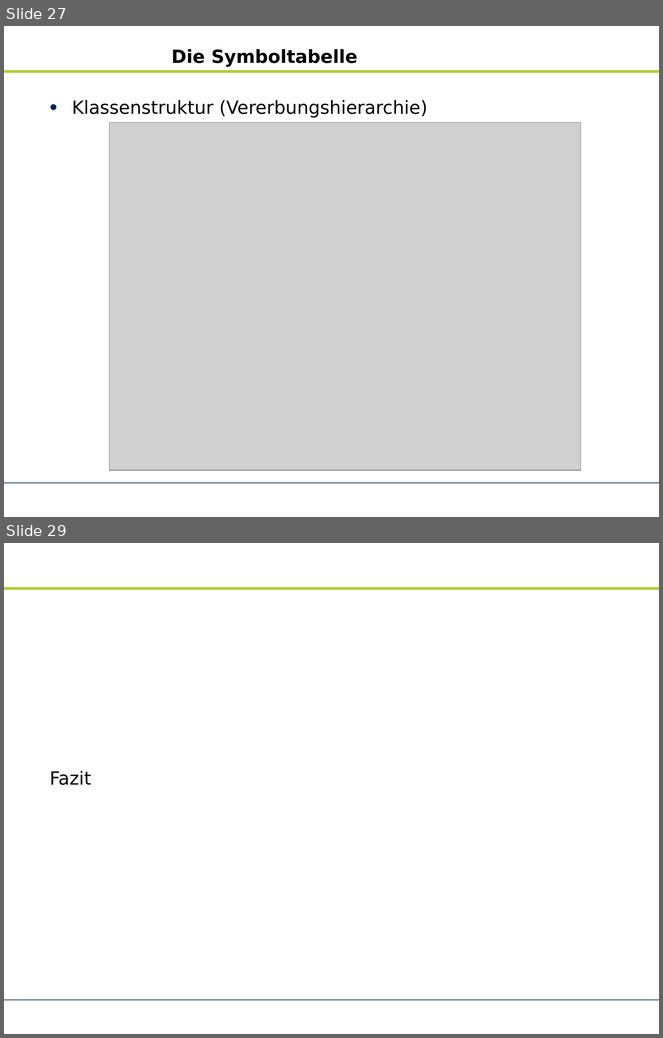
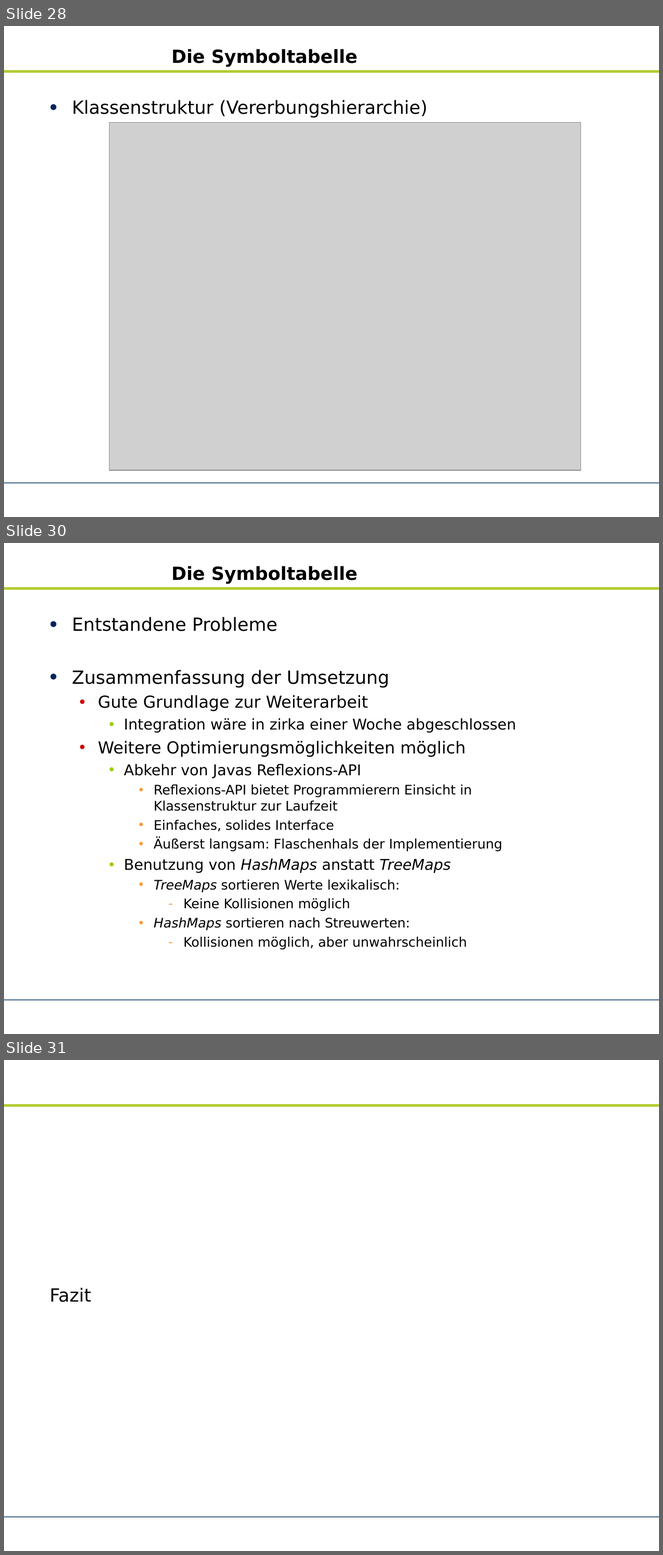
Before and after one commit to zhongxinhua/sose10-swp-uebersetzerbau, a slide deck: trunk/dokumentation/rk-kundenpraesentation/rk-kundenpraesentation.odp. Shown one above the other, each under a label of ours: slides 27 and 29 before the commit, slides 28, 30 and 31 after it; the slides between them are not shown. The pictures are 663x1038 and 663x1555 pixels, drawn with LibreOffice and Linux fonts; fonts in the diff are those of the drawing; grey boxes stand for pictures; background and template pictures are left out. Boxes give left, top, right and bottom in pixels: in the first picture for what was removed or moved away, otherwise in the second. Text is boxed around its words. In the diff, an @@ line names an element or a change of style, - is before the commit and + after.

```diff
--- a/trunk/dokumentation/rk-kundenpraesentation/rk-kundenpraesentation.odp
+++ b/trunk/dokumentation/rk-kundenpraesentation/rk-kundenpraesentation.odp
@@ slide 30 added at [4,543,659,1034], background #FFFFFF; not listed: 2 template elements that a slide beside it also shows @@
@@ title added at [171,566,358,584], 22 pt, text #000000, bold @@
+Die Symboltabelle
@@ text added at [72,617,516,950], 16 pt, text #000000 @@
+• Entstandene Probleme
+• Zusammenfassung der Umsetzung
+  • Gute Grundlage zur Weiterarbeit
+    • Integration wäre in zirka einer Woche abgeschlossen
+  • Weitere Optimierungsmöglichkeiten möglich
+    • Abkehr von Javas Reflexions-API
+      • Reflexions-API bietet Programmierern Einsicht in Klassenstruktur zur Laufzeit
+      • Einfaches, solides Interface
+      • Äußerst langsam: Flaschenhals der Implementierung
+    • Benutzung von HashMaps anstatt TreeMaps
+      • TreeMaps sortieren Werte lexikalisch:
+        – Keine Kollisionen möglich
+      • HashMaps sortieren nach Streuwerten:
+        – Kollisionen möglich, aber unwahrscheinlich
@@ what was slide 27 is now slide 28 @@
@@ what was slide 29 is now slide 31 @@
```
Also in this commit, not shown: 3 slides changed, 2 other slides added, 1 slide removed, 1 other file.
